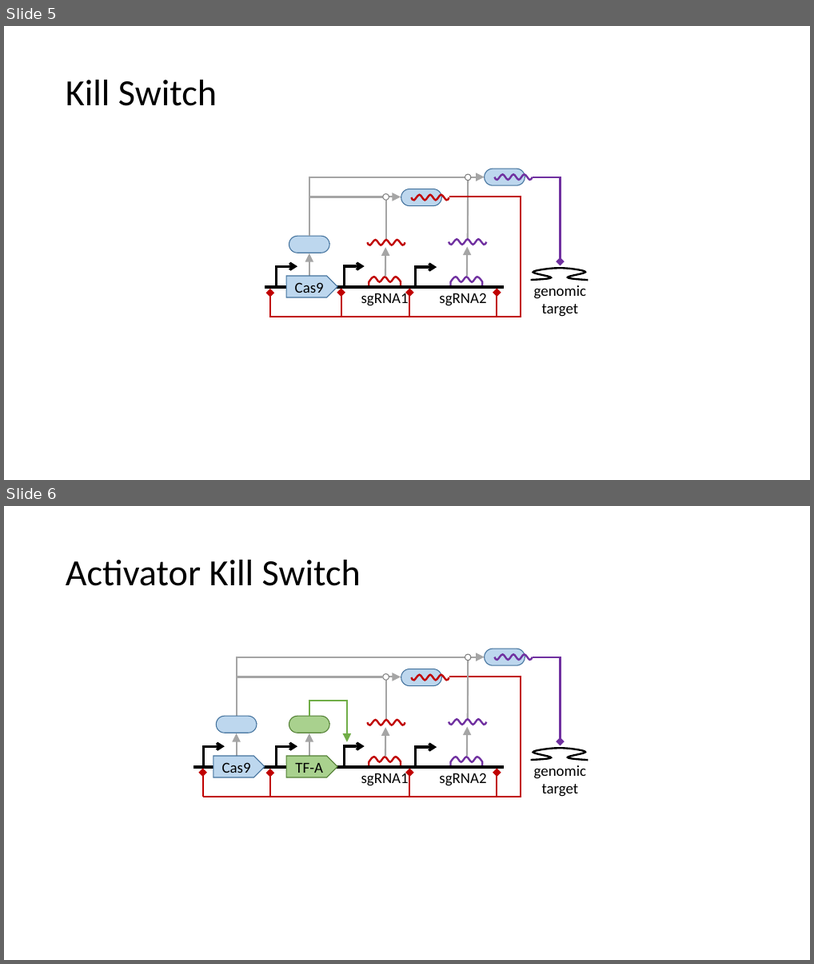
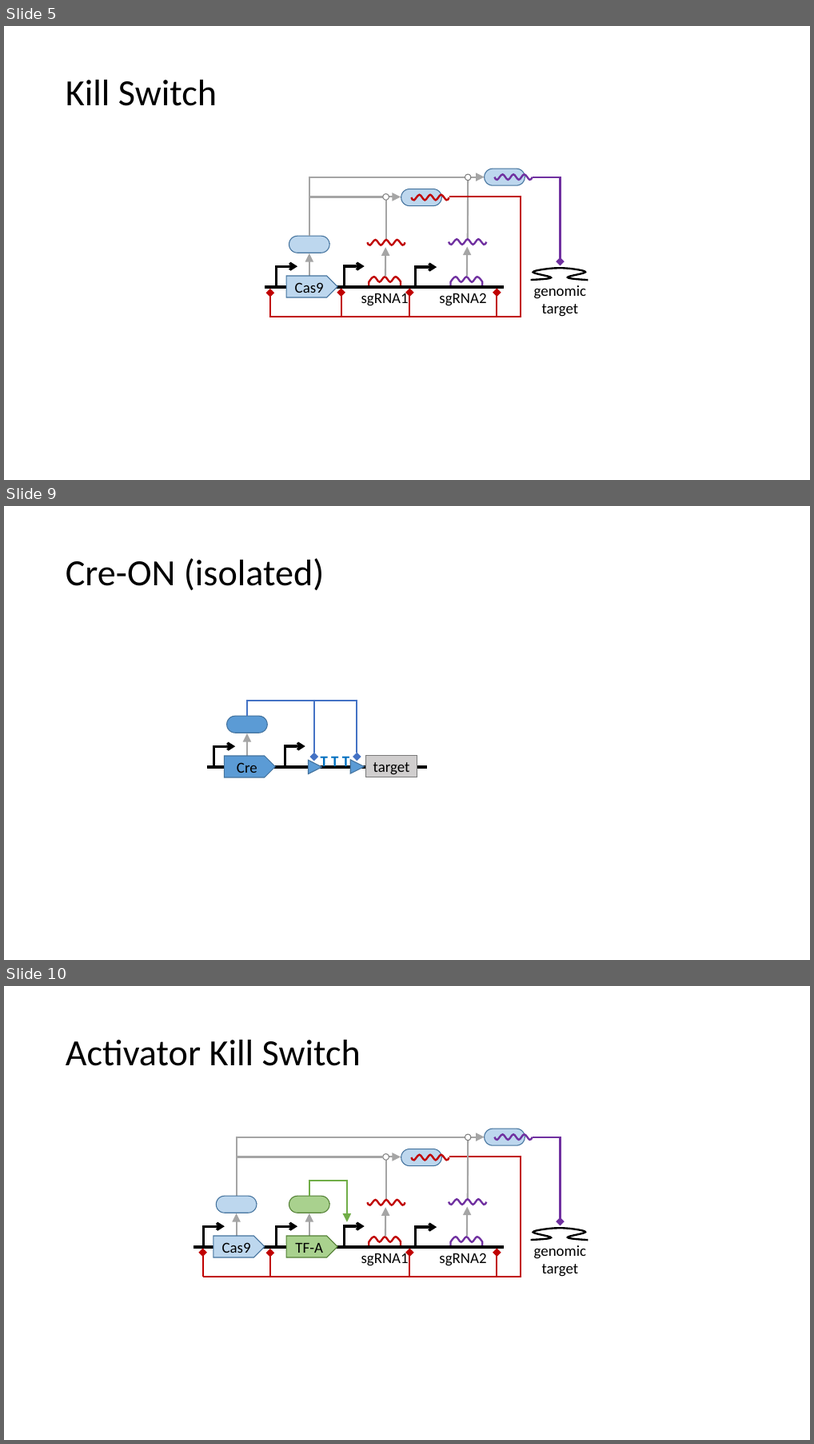
Before and after one commit to TASBE/CRISPR-safety-switches, a slide deck: paper_figures/sbolvisual/17 Combinations.pptx. Shown one above the other, each under a label of ours: slides 5 and 6 before the commit, slides 5, 9 and 10 after it; the slides between them are not shown. The pictures are 814x964 and 814x1444 pixels, drawn with LibreOffice and Linux fonts; fonts in the diff are those of the drawing. Boxes give left, top, right and bottom in pixels: in the first picture for what was removed or moved away, otherwise in the second. Text is boxed around its words. In the diff, an @@ line names an element or a change of style, - is before the commit and + after.

```diff
--- a/paper_figures/sbolvisual/17 Combinations.pptx
+++ b/paper_figures/sbolvisual/17 Combinations.pptx
@@ slide 9 added at bbox=[4, 506, 810, 960], background #FFFFFF @@
@@ title added at bbox=[66, 558, 324, 591], 44 pt, text #000000 @@
+Cre-ON (isolated)
@@ rounded rectangle added at bbox=[227, 716, 268, 733], fill #5B9BD5, outline #43739E 1 pt @@
@@ elbow arrow added from (247, 716) to (314, 756), #4472C4 2 pt @@
@@ elbow arrow added from (247, 716) to (358, 756), #4472C4 2 pt @@
@@ arrow added from (247, 758) to (247, 733), #A5A5A5 2 pt @@
@@ line added from (207, 767) to (427, 767), #000000 3 pt @@
@@ elbow arrow added from (214, 766) to (236, 746), #000000 3 pt @@
@@ pentagon arrow added at bbox=[224, 756, 276, 778], fill #5B9BD5, outline #43739E 1 pt, 18 pt, text #000000 @@
+Cre
@@ elbow arrow added from (283, 766) to (306, 746), #000000 3 pt @@
@@ triangle added at bbox=[308, 760, 322, 774], fill #5B9BD5, outline #43739E 1 pt @@
@@ text added at bbox=[321, 756, 350, 768], 18 pt, text #0070C0, bold @@
+T T T
@@ triangle added at bbox=[350, 760, 365, 773], fill #5B9BD5, outline #43739E 1 pt @@
@@ pentagon arrow added at bbox=[366, 756, 418, 778], fill #D0CECE, outline #7A7A7A 1 pt, 18 pt, text #000000 @@
+target
@@ what was slide 6 is now slide 10 @@
```
Also in this commit, not shown: 3 other slides added, 36 other files.
